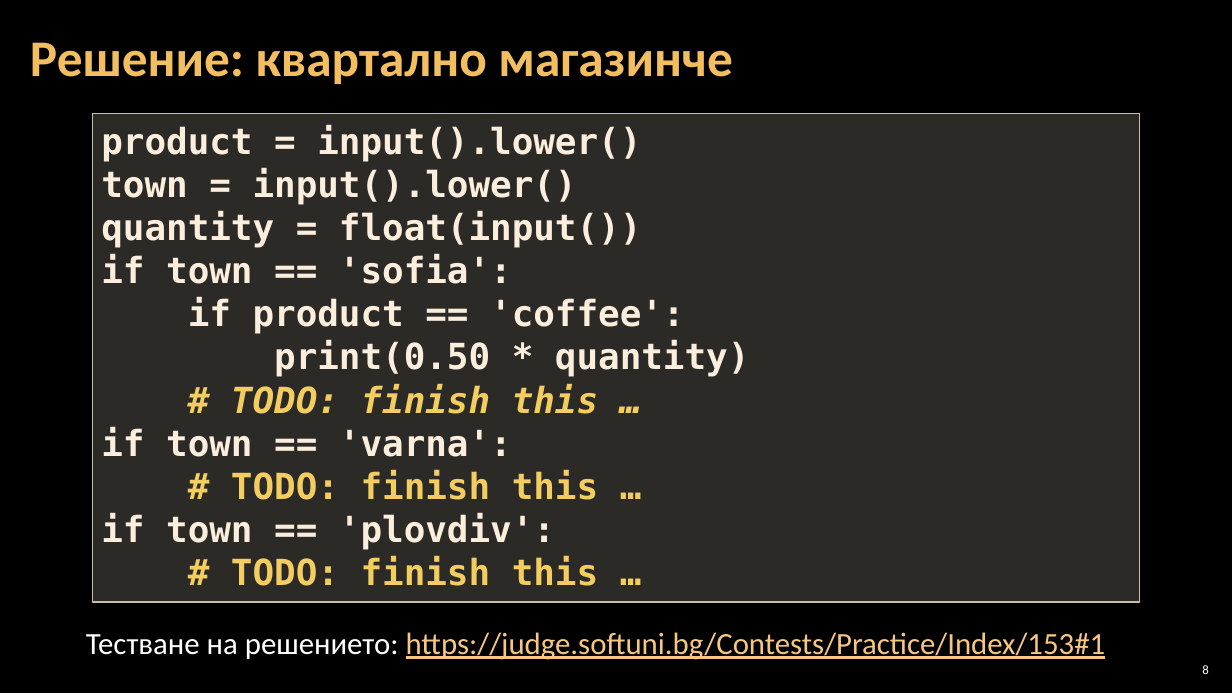
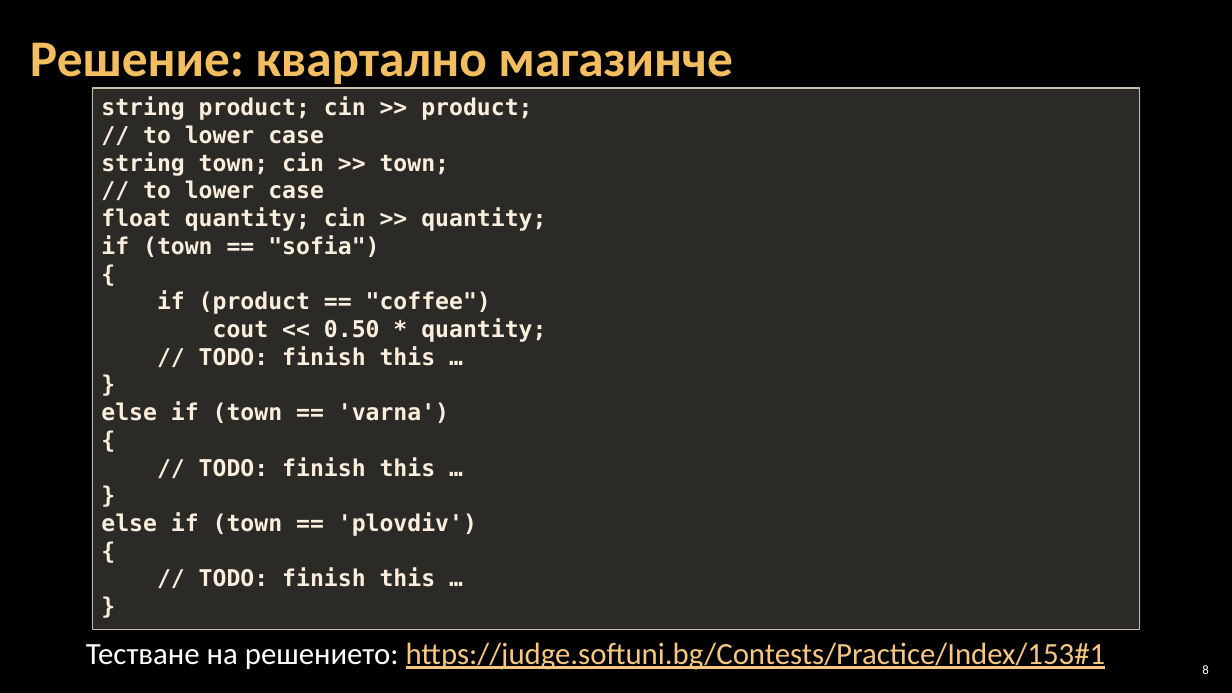
Before and after one commit to Software-University/C-plus-plus, a slide deck: slide 8 of 4. Complex-Conditions/4. Complex-Conditions.pptx. Drawn at 1232x693 pixels with LibreOffice and Linux fonts; fonts in the diff are those of the drawing; background and template pictures are left out. Boxes give left, top, right and bottom in pixels: in the first picture for what was removed or moved away, otherwise in the second. Text is boxed around its words. In the diff, an @@ line names an element or a change of style, - is before the commit and + after.

```diff
--- a/4. Complex-Conditions/4. Complex-Conditions.pptx
+++ b/4. Complex-Conditions/4. Complex-Conditions.pptx
@@ rectangle "string product; cin >> product;": place and size @@
-rectangle "string product; cin >> product;" at box(92, 114, 1140, 602)
+rectangle "string product; cin >> product;" at box(92, 88, 1140, 629)
@@ text in rectangle at box(101, 96, 546, 587): text changed; size 28 to 18 pt @@
-product = input().lower()
-town = input().lower()
-quantity = float(input())
-if town == 'sofia':
-if product == 'coffee':
-print(0.50 * quantity)
-# TODO: finish this …
-if town == 'varna':
-# TODO: finish this …
-if town == 'plovdiv':
-# TODO: finish this …
+string product; cin >> product;
+// to lower case
+string town; cin >> town;
+// to lower case
+float quantity; cin >> quantity;
+if (town == "sofia")
+{
+if (product == "coffee")
+cout << 0.50 * quantity;
+// TODO: finish this …
+}
+else if (town == 'varna')
+{
+// TODO: finish this …
+}
+else if (town == 'plovdiv')
+{
+// TODO: finish this …
+}
@@ text "Тестване на решението: https://judge.softuni.bg/Contests/Pra ...": place and size @@
-text "Тестване на решението: https://judge.softuni.bg/Contests/Pra ..." at box(86, 632, 1106, 660)
+text "Тестване на решението: https://judge.softuni.bg/Contests/Pra ..." at box(86, 642, 1106, 670)
```
Also in this commit, not shown: 13 other slides changed.
